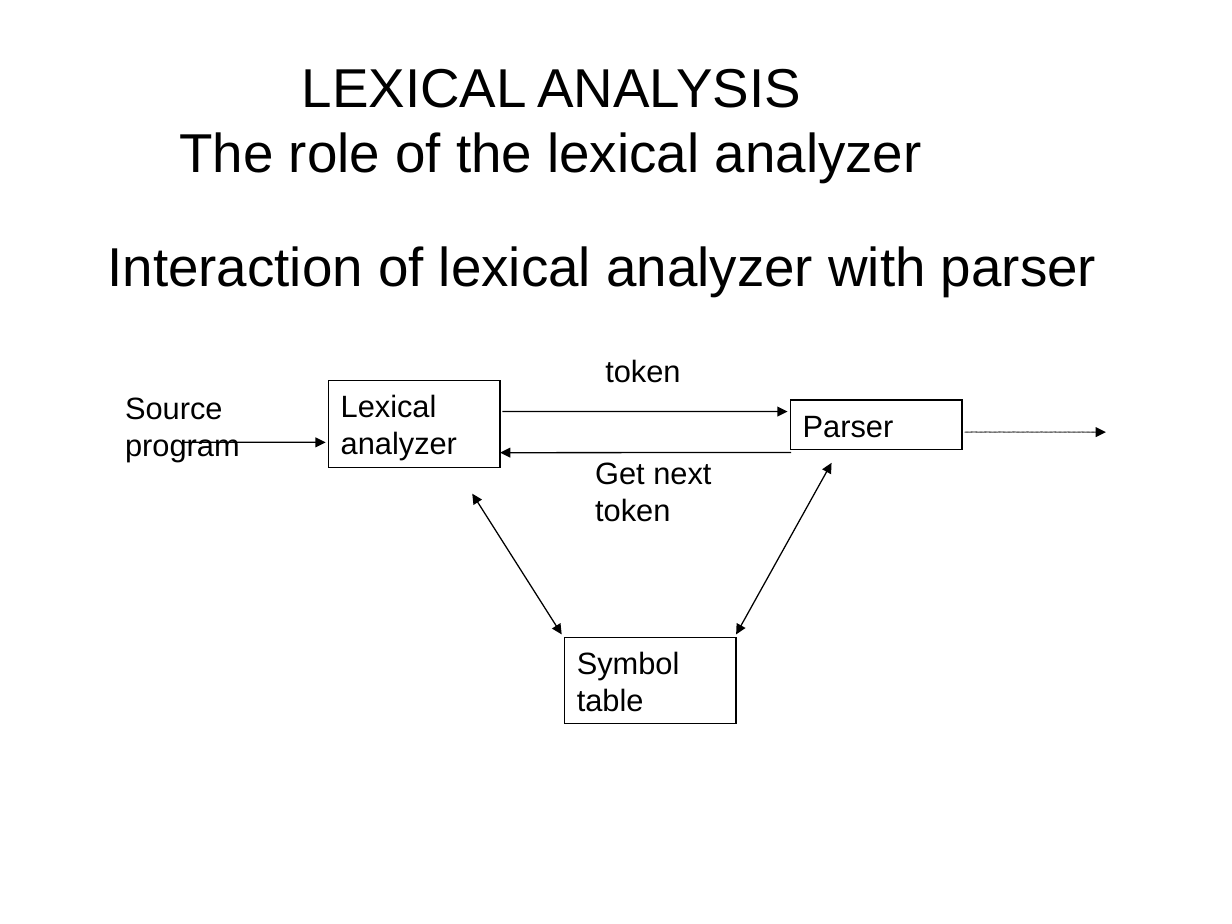
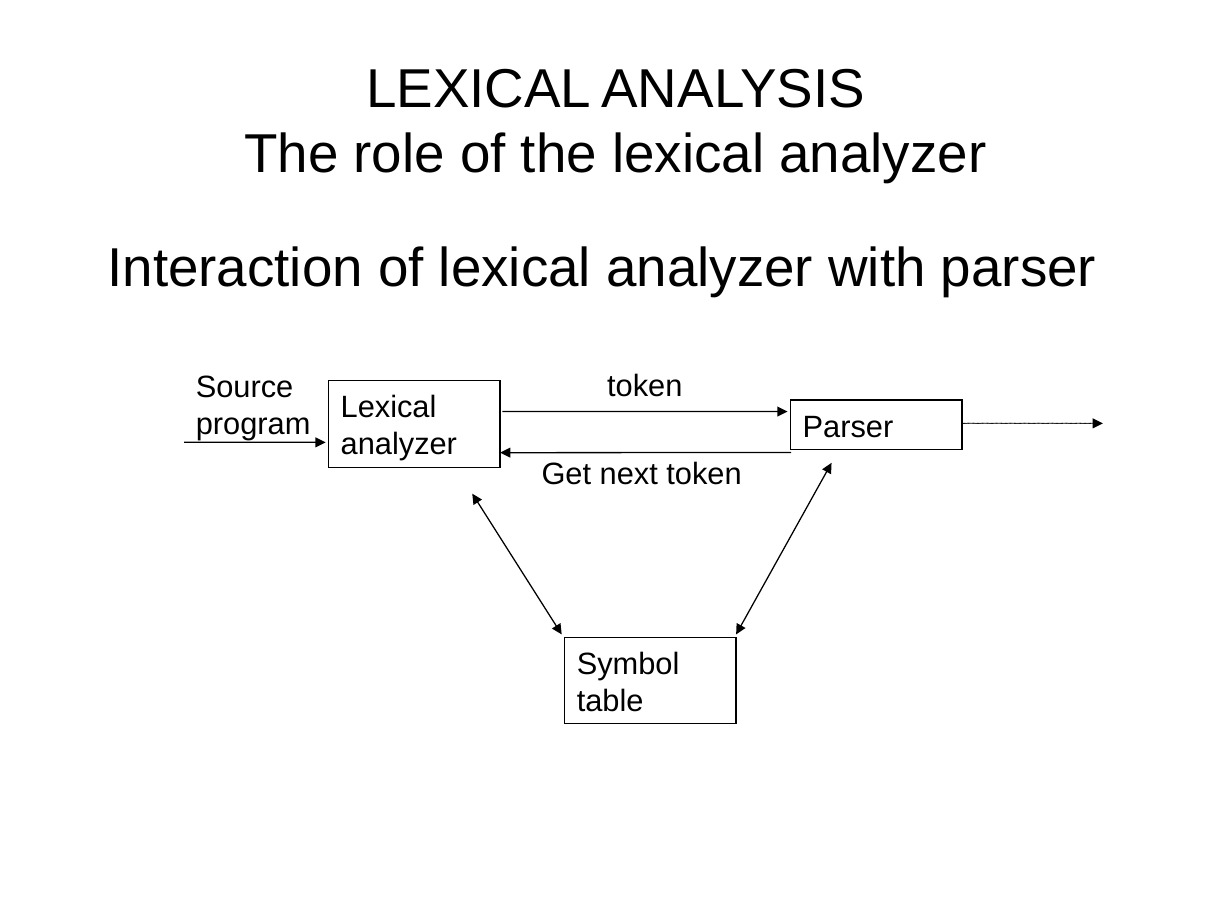
Before and after one commit to GeneralNitin/S6, a slide deck: slide 30 of 02. Compiler Design/PPTs/Module 1.ppt. Drawn at 1232x924 pixels with LibreOffice and Linux fonts; fonts in the diff are those of the drawing. Boxes give left, top, right and bottom in pixels: in the first picture for what was removed or moved away, otherwise in the second. Text is boxed around its words. In the diff, an @@ line names an element or a change of style, - is before the commit and + after.

```diff
--- a/02. Compiler Design/PPTs/Module 1.ppt
+++ b/02. Compiler Design/PPTs/Module 1.ppt
@@ text "LEXICAL ANALYSIS The role of ..." at (x1=244, y1=68, x2=986, y2=182): alignment left to centre @@
@@ text "Source program" moved from (x1=125, y1=397, x2=240, y2=462) to (x1=196, y1=375, x2=311, y2=440) @@
@@ text "token" moved from (x1=605, y1=359, x2=680, y2=383) to (x1=607, y1=373, x2=682, y2=397) @@
@@ text "Get next token" at (x1=542, y1=461, x2=741, y2=485): alignment left to centre @@
@@ text "Get next token" moved from (x1=595, y1=462, x2=711, y2=522) to (x1=542, y1=461, x2=741, y2=485) @@
@@ arrow moved from (965, 432) - (1106, 432) to (962, 424) - (1103, 424) @@
```
Also in this commit, not shown: 70 other slides changed, 2 slides removed, 5 other files.
